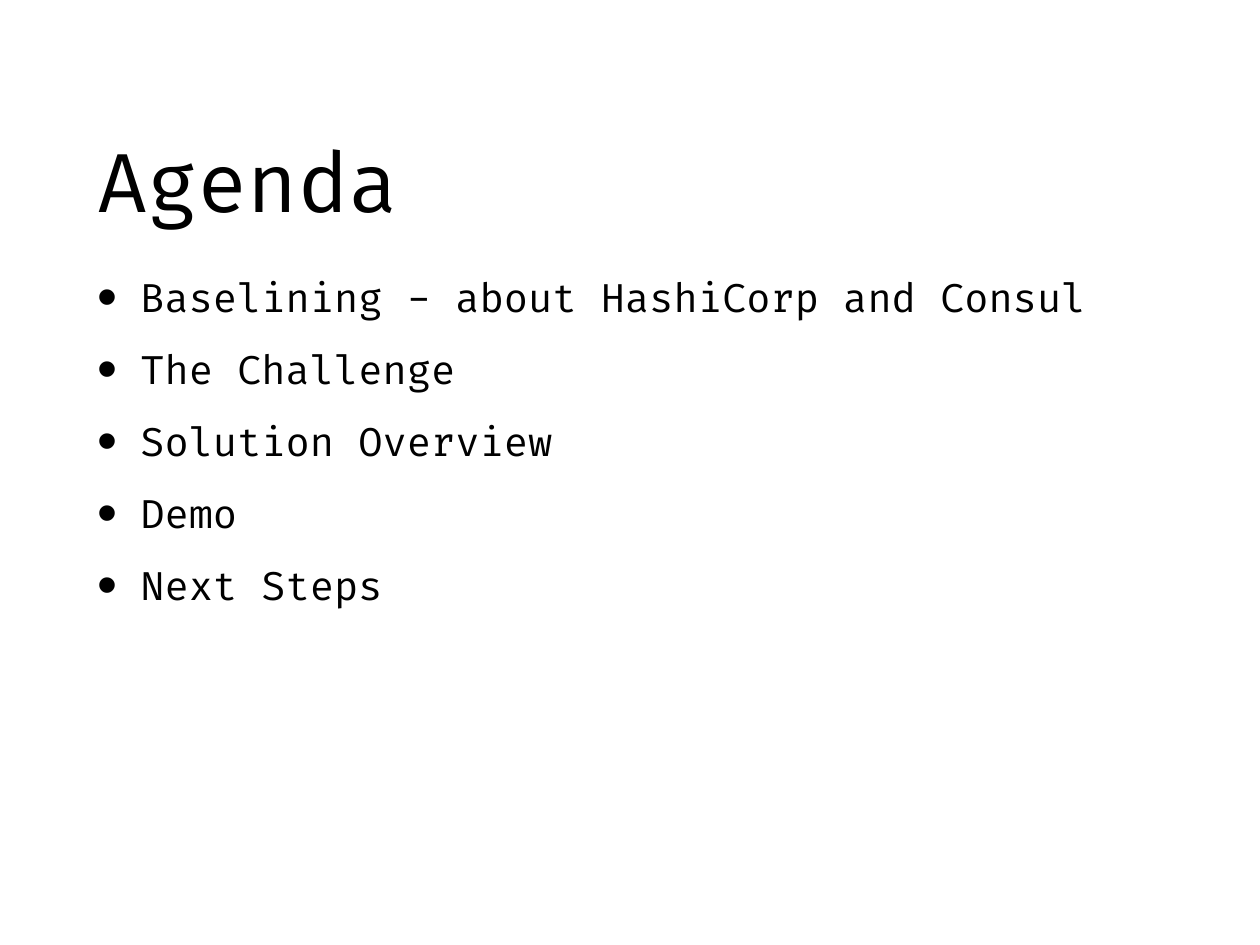
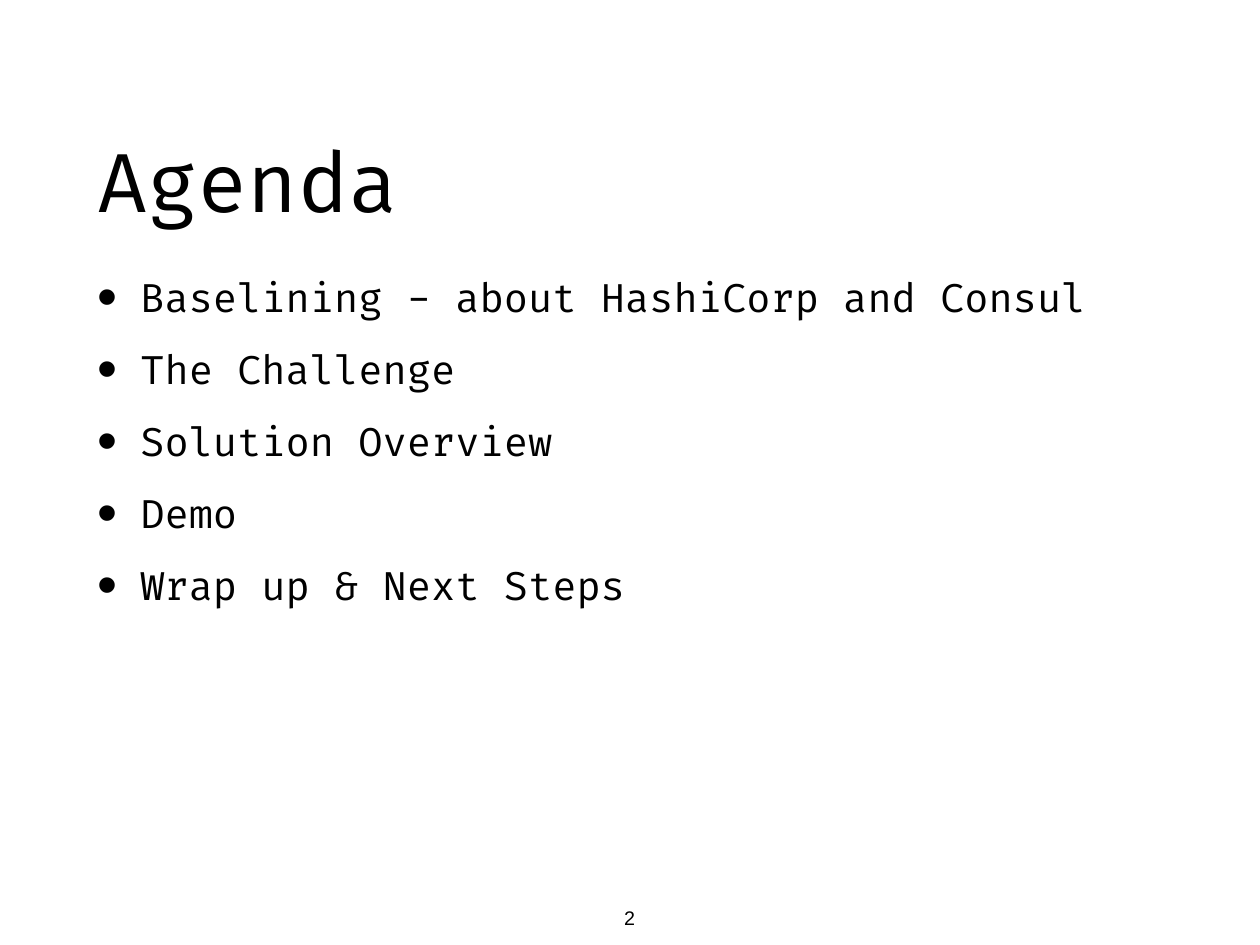
Before and after one commit to jamesnyika/hashi, a slide deck: slide 2 of presentation/RapidConsul.pptx. Drawn at 1260x945 pixels with LibreOffice and Linux fonts; fonts in the diff are those of the drawing. Boxes give left, top, right and bottom in pixels: in the first picture for what was removed or moved away, otherwise in the second. Text is boxed around its words. In the diff, an @@ line names an element or a change of style, - is before the commit and + after.

```diff
--- a/presentation/RapidConsul.pptx
+++ b/presentation/RapidConsul.pptx
@@ text at (140,571,625,609): text changed @@
-• Next Steps
+• Wrap up & Next Steps
@@ page number added at (624,911,635,925), 16 pt, text #000000 @@
+2
```
Also in this commit, not shown: 7 other slides changed, 2 slides added, 1 slide removed, 1 other file.
